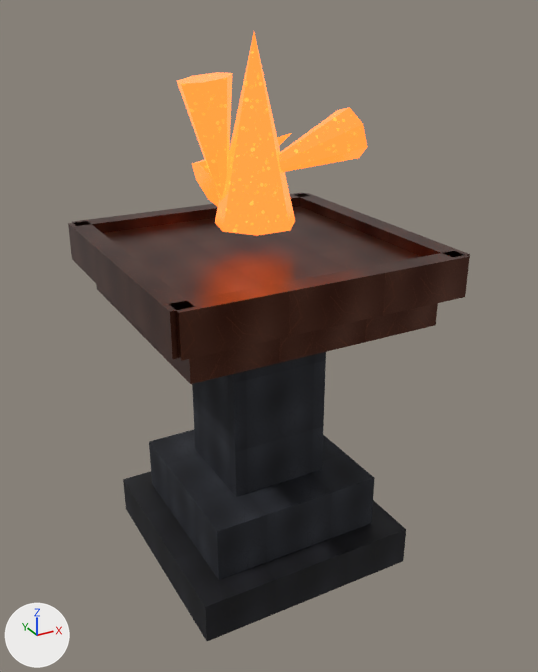
An edit to the glTF model assets/models/glb/blackstone-brazier.glb, drawn before and after from the same camera.
Rendered twice from a camera (50 mm lens) standing at (-2.27, -4.32, 3.88) and looking at (0.05, -0.09, 1.76). Lighting does not change. The marker at lower left points along +X, +Y and +Z. The older version comes first. Where no turn or scale is listed for an object, it has been applied to the vertices.

Objects in the first picture: 'Brazier_Bowl', 'Brazier_Column', 'Brazier_Flame_1', 'Brazier_Flame_2', 'Brazier_Flame_3', 'Brazier_Flame_4', 'Brazier_Foot', 'Brazier_LipX_-1', 'Brazier_LipX_1', 'Brazier_LipZ_-1', 'Brazier_LipZ_1', 'Brazier_Plinth'.
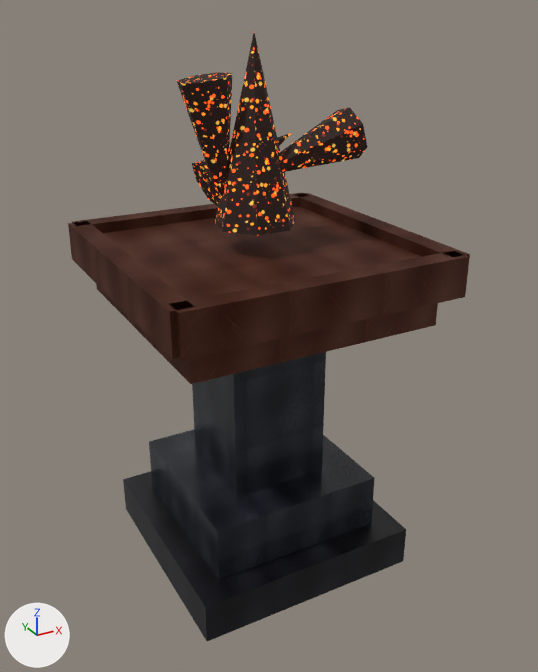
Changed parts and their boxes (x1, y1, x2, y2) in the pictures (538 x 672 px):
```json
{"object": "Brazier_Bowl", "change": "surface changed", "before": [96, 206, 422, 384], "after": [96, 206, 422, 384], "on screen": "darker"}
{"object": "Brazier_LipZ_1", "change": "surface changed", "before": [172, 251, 470, 361], "after": [172, 251, 470, 361]}
{"object": "Brazier_Flame_1", "change": "surface changed", "before": [215, 32, 295, 236], "after": [215, 32, 295, 236], "on screen": "orange to brown"}
{"object": "Brazier_LipX_-1", "change": "surface changed", "before": [68, 221, 193, 359], "after": [68, 221, 193, 359]}
{"object": "Brazier_Flame_3", "change": "surface changed", "before": [177, 72, 232, 202], "after": [177, 72, 232, 202], "on screen": "orange to brown"}
{"object": "Brazier_Flame_2", "change": "surface changed", "before": [279, 107, 367, 172], "after": [279, 107, 367, 172], "on screen": "orange to brown"}
{"object": "Brazier_LipX_1", "change": "surface changed", "before": [295, 193, 470, 259], "after": [295, 193, 470, 259]}
{"object": "Brazier_LipZ_-1", "change": "surface changed", "before": [72, 193, 306, 233], "after": [72, 193, 306, 233]}
{"object": "Brazier_Flame_4", "change": "surface changed", "before": [192, 133, 291, 207], "after": [192, 133, 291, 207]}
```

The change, as JSON lines over the scene's bpy script:
```json
{"op": "add", "block": "img_blackstone_ember_metallic_smoothness", "code": ["img_blackstone_ember_metallic_smoothness = load_image('blackstone-ember-metallic-smoothness', '_unpacked/blackstone-ember-metallic-smoothness', 512, 512, 'Non-Color')"]}
{"op": "add", "block": "img_blackstone_ember_emission", "code": ["img_blackstone_ember_emission = load_image('blackstone-ember-emission', '_unpacked/blackstone-ember-emission', 512, 512, 'sRGB')"]}
{"op": "add", "block": "img_blackstone_ember_normal", "code": ["img_blackstone_ember_normal = load_image('blackstone-ember-normal', '_unpacked/blackstone-ember-normal', 512, 512, 'Non-Color')"]}
{"op": "add", "block": "img_blackstone_royal_bronze_normal", "code": ["img_blackstone_royal_bronze_normal = load_image('blackstone-royal-bronze-normal', '_unpacked/blackstone-royal-bronze-normal', 512, 512, 'Non-Color')"]}
{"op": "add", "block": "img_blackstone_royal_bronze_metallic_smoothness", "code": ["img_blackstone_royal_bronze_metallic_smoothness = load_image('blackstone-royal-bronze-metallic-smoothness', '_unpacked/blackstone-royal-bronze-metallic-smoothness', 512, 512, 'Non-Color')"]}
{"block": "mat_blackstone_royal_bronze", "change": "nodes: BsdfPrincipled, OutputMaterial, TexImage"}
{"block": "mat_blackstone_royal_bronze", "change": "nodes: BsdfPrincipled, NormalMap, OutputMaterial, SeparateColor, TexImage x3"}
{"block": "mat_blackstone_royal_bronze", "change": "uses the picture img_blackstone_royal_bronze_metallic_smoothness"}
{"block": "mat_blackstone_royal_bronze", "change": "uses the picture img_blackstone_royal_bronze_normal"}
{"block": "mat_blackstone_ember", "change": "nodes: BsdfPrincipled, OutputMaterial, TexImage"}
{"block": "mat_blackstone_ember", "change": "colours: orange #ff762c"}
{"block": "mat_blackstone_ember", "change": "nodes: BsdfPrincipled, NormalMap, OutputMaterial, SeparateColor, TexImage x4"}
{"block": "mat_blackstone_ember", "change": "uses the picture img_blackstone_ember_emission"}
{"block": "mat_blackstone_ember", "change": "uses the picture img_blackstone_ember_metallic_smoothness"}
{"block": "mat_blackstone_ember", "change": "uses the picture img_blackstone_ember_normal"}
```
